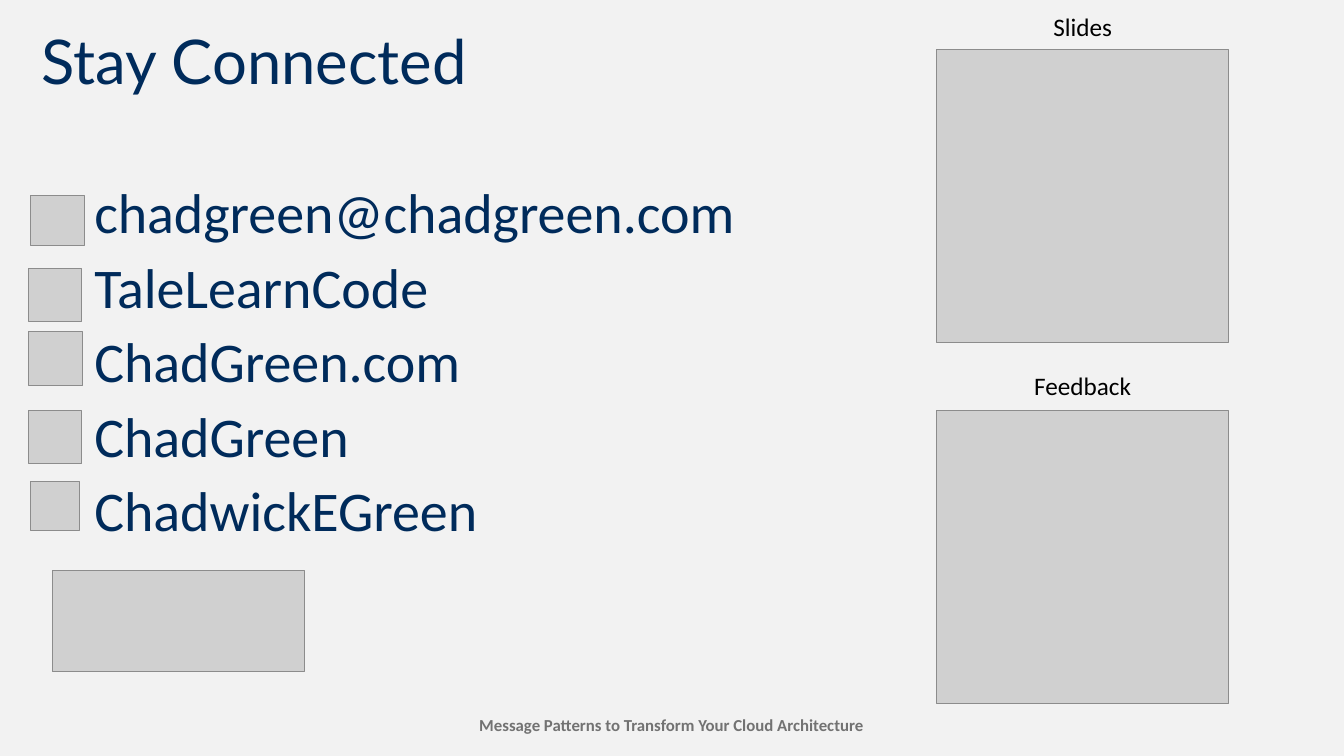
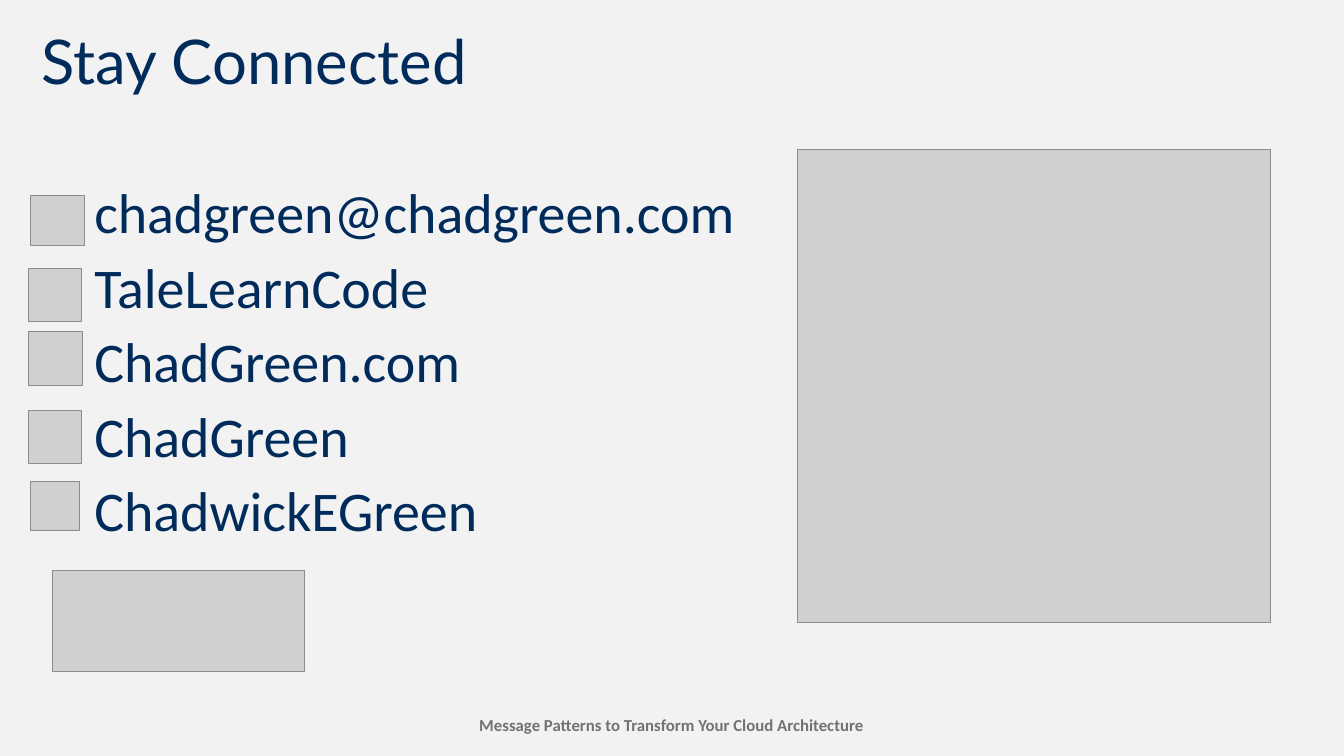
Before and after one commit to TaleLearnCode/MessagingPatternsToTransformYourCloudArchitecture, a slide deck: slide 92 of EventMaterials/MessagingPatterns-ConFoo2026.pptx. Drawn at 1344x756 pixels with LibreOffice and Linux fonts; fonts in the diff are those of the drawing; grey boxes stand for pictures. Boxes give left, top, right and bottom in pixels: in the first picture for what was removed or moved away, otherwise in the second. Text is boxed around its words. In the diff, an @@ line names an element or a change of style, - is before the commit and + after.

```diff
--- a/EventMaterials/MessagingPatterns-ConFoo2026.pptx
+++ b/EventMaterials/MessagingPatterns-ConFoo2026.pptx
@@ text removed at (x1=1053, y1=18, x2=1112, y2=36) @@
-Slides
@@ picture resized from (x1=937, y1=49, x2=1229, y2=342) to (x1=798, y1=150, x2=1270, y2=623) @@
@@ text removed at (x1=1034, y1=377, x2=1131, y2=395) @@
-Feedback
@@ picture removed at (x1=937, y1=411, x2=1229, y2=704) @@
```
Also in this commit, not shown: 2 other files.
